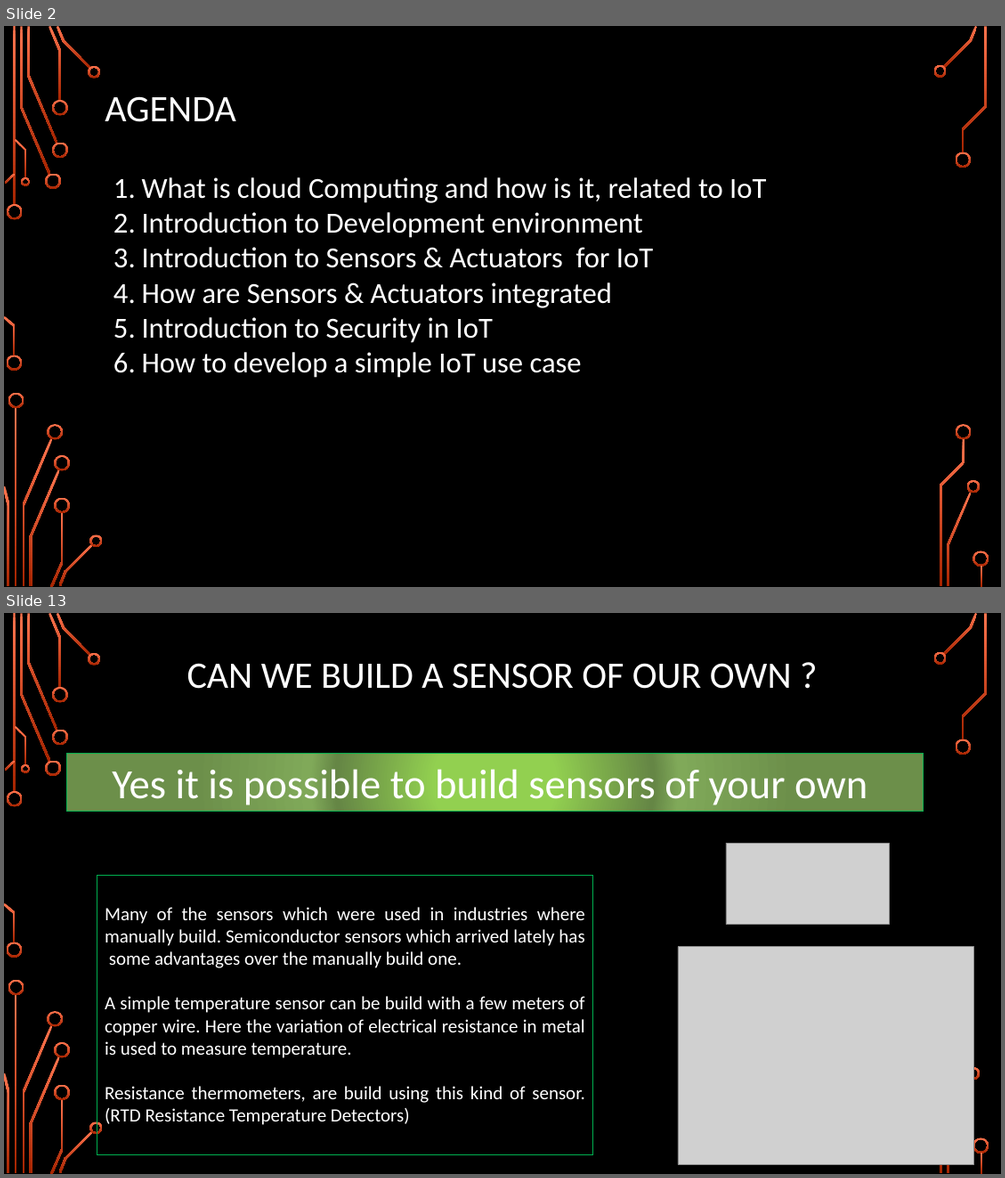
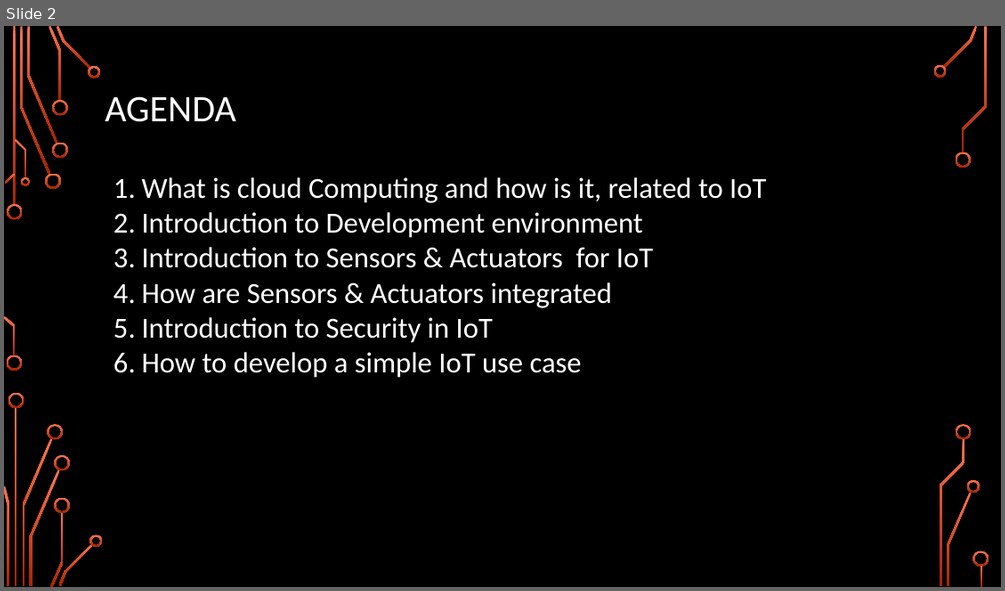
Before and after one commit to girishsukukumar/IoTWorkshop, a slide deck: Module-2.pptx. Shown one above the other, each under a label of ours: slides 2 and 13 before the commit, slide 2 after it; the slides between them are not shown. The pictures are 1005x1178 and 1005x591 pixels, drawn with LibreOffice and Linux fonts; fonts in the diff are those of the drawing; grey boxes stand for pictures; background and template pictures are left out. Boxes give left, top, right and bottom in pixels: in the first picture for what was removed or moved away, otherwise in the second. Text is boxed around its words. In the diff, an @@ line names an element or a change of style, - is before the commit and + after.

```diff
--- a/Module-2.pptx
+++ b/Module-2.pptx
@@ slide 13 removed at [4, 613, 1001, 1174], background picture (left out); not listed: 35 template elements that a slide beside it also shows @@
@@ title removed at [187, 663, 792, 689] @@
-CAN WE BUILD A SENSOR OF OUR OWN ?
@@ rectangle removed at [67, 753, 923, 811] @@
-Yes it is possible to build sensors of your own
@@ picture removed at [726, 843, 889, 925] @@
@@ rectangle removed at [97, 876, 593, 1155] @@
-Many of the sensors which were used in industries where manually build. Semiconductor sensors which arrived lately has some advantages over the manually build one.
-A simple temperature sensor can be build with a few meters of copper wire. Here the variation of electrical resistance in metal is used to measure temperature.
-Resistance thermometers, are build using this kind of sensor. (RTD Resistance Temperature Detectors)
@@ picture removed at [678, 947, 974, 1164] @@
```
Also in this commit, not shown: 3 slides changed, 10 slides added, 26 other slides removed.
